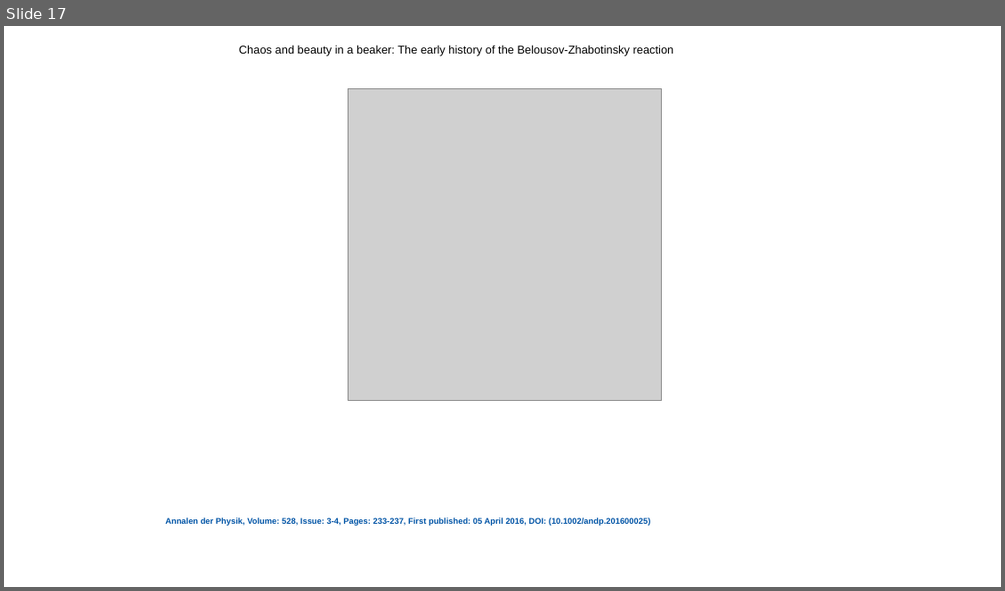
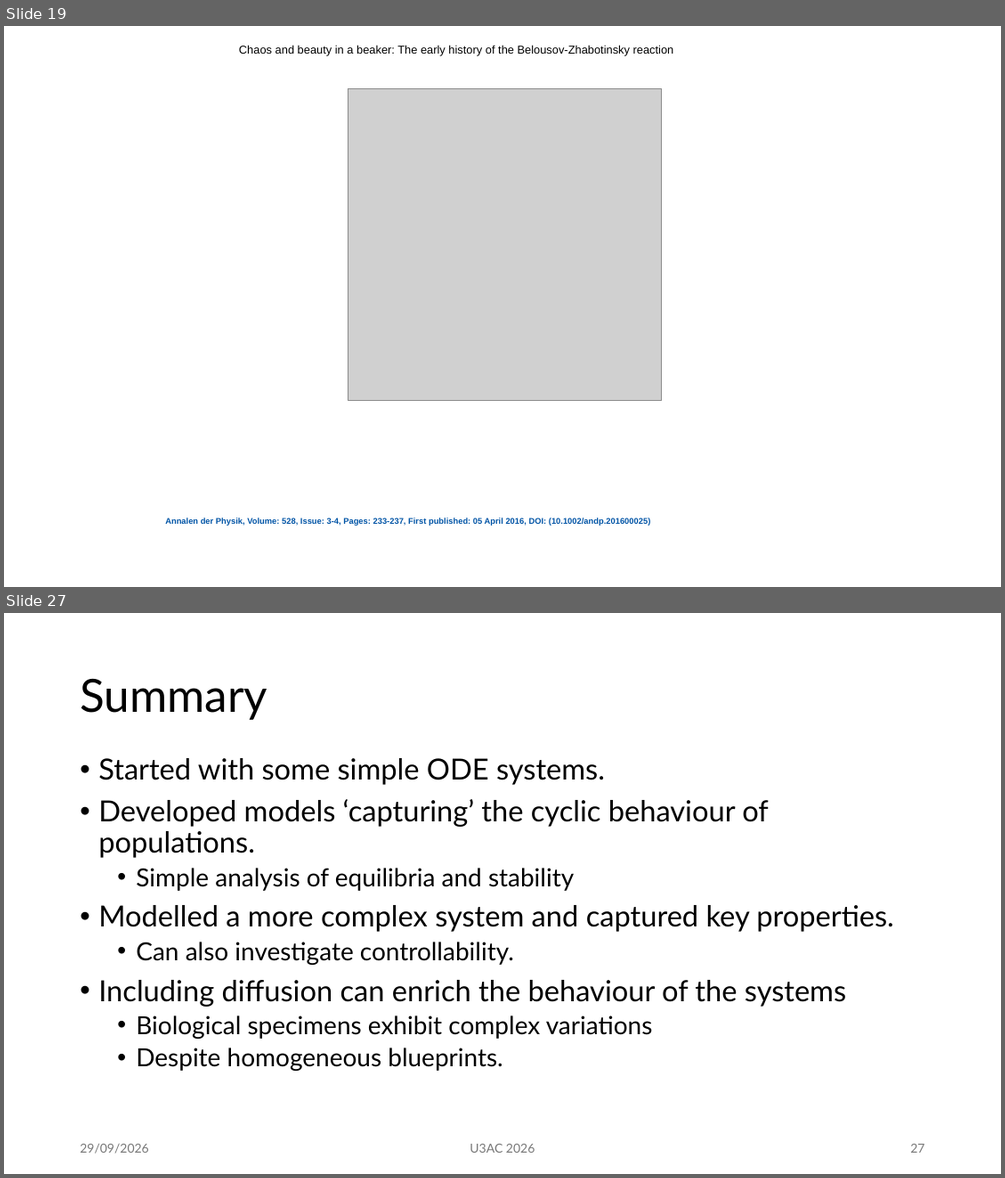
Before and after one commit to mm002a/U3AC, a slide deck: U3AC.Lec3.pptx. Shown one above the other, each under a label of ours: slide 17 before the commit, slides 19 and 27 after it; the slides between them are not shown. The pictures are 1005x591 and 1005x1178 pixels, drawn with LibreOffice and Linux fonts; fonts in the diff are those of the drawing; grey boxes stand for pictures. Boxes give left, top, right and bottom in pixels: in the first picture for what was removed or moved away, otherwise in the second. Text is boxed around its words. In the diff, an @@ line names an element or a change of style, - is before the commit and + after.

```diff
--- a/U3AC.Lec3.pptx
+++ b/U3AC.Lec3.pptx
@@ slide 27 added at [4,613,1001,1174], background #FFFFFF @@
@@ title added at [80,678,267,720], 44 pt, text #000000 @@
+Summary
@@ text added at [98,758,894,1070], 28 pt, text #000000 @@
+• Started with some simple ODE systems.
+• Developed models ‘capturing’ the cyclic behaviour of populations.
+  • Simple analysis of equilibria and stability
+• Modelled a more complex system and captured key properties.
+  • Can also investigate controllability.
+• Including diffusion can enrich the behaviour of the systems
+  • Biological specimens exhibit complex variations
+  • Despite homogeneous blueprints.
@@ text added at [80,1143,148,1153], 12 pt, text #797979 @@
+29/09/2026
@@ text added at [469,1143,534,1152], 12 pt, text #797979 @@
+U3AC 2026
@@ page number added at [910,1143,924,1152], 12 pt, text #797979 @@
+27
@@ what was slide 17 is now slide 19 @@
```
Also in this commit, not shown: 30 slides changed, 8 other slides added, 1 slide removed.
